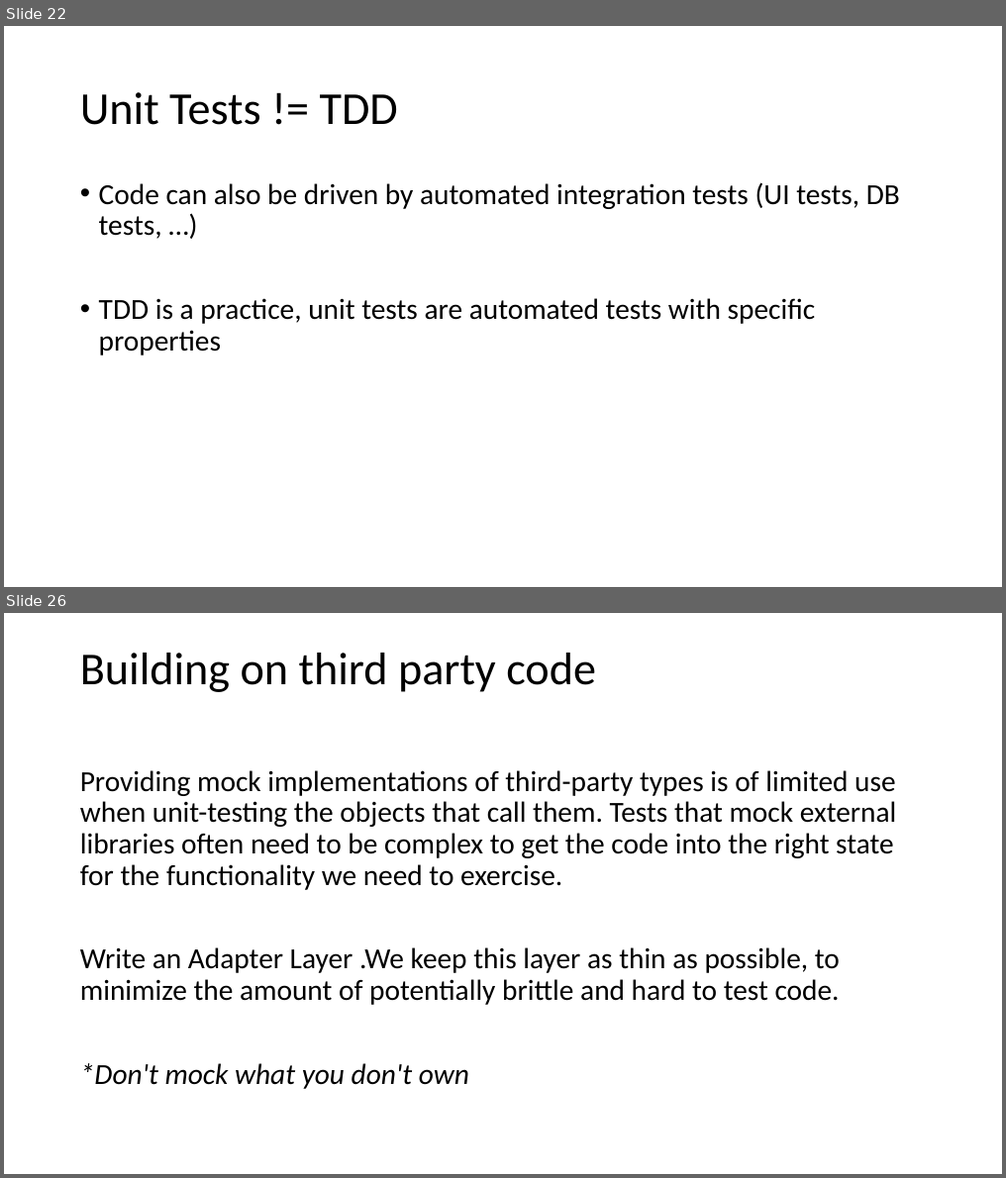
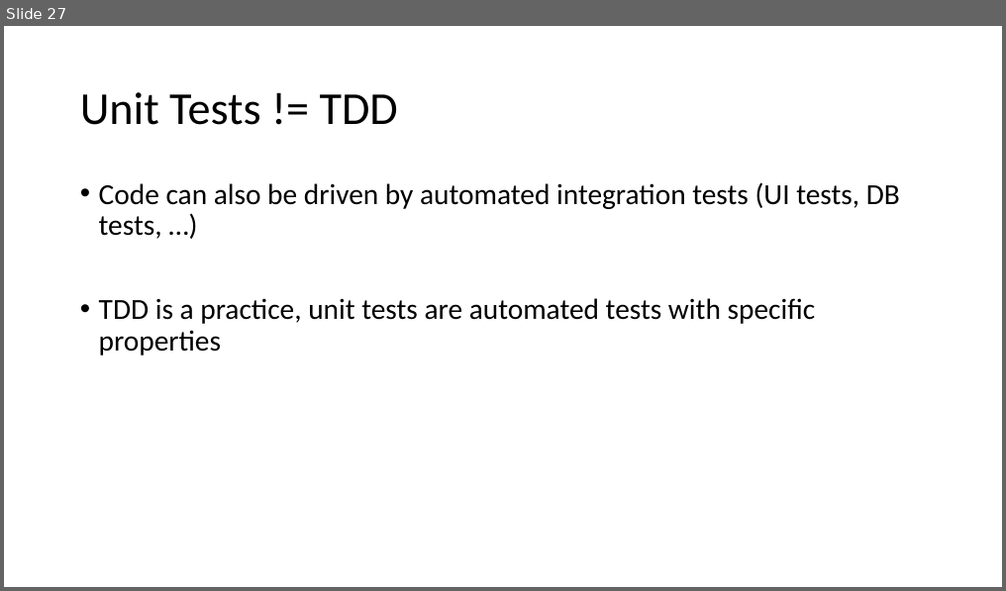
Before and after one commit to SunilPrasad/GithubRepo, a slide deck: TDDExamples/Persentation/TDD.pptx. Shown one above the other, each under a label of ours: slides 22 and 26 before the commit, slide 27 after it; the slides between them are not shown. The pictures are 1006x1178 and 1006x591 pixels, drawn with LibreOffice and Linux fonts; fonts in the diff are those of the drawing. Boxes give left, top, right and bottom in pixels: in the first picture for what was removed or moved away, otherwise in the second. Text is boxed around its words. In the diff, an @@ line names an element or a change of style, - is before the commit and + after.

```diff
--- a/TDDExamples/Persentation/TDD.pptx
+++ b/TDDExamples/Persentation/TDD.pptx
@@ slide 26 removed at (x1=4, y1=613, x2=1002, y2=1174), background #FFFFFF @@
@@ title removed at (x1=80, y1=653, x2=596, y2=692) @@
-Building on third party code
@@ text removed at (x1=80, y1=770, x2=897, y2=1089) @@
-Providing mock implementations of third-party types is of limited use when unit-testing the objects that call them. Tests that mock external libraries often need to be complex to get the code into the right state for the functionality we need to exercise.
-Write an Adapter Layer .We keep this layer as thin as possible, to minimize the amount of potentially brittle and hard to test code.
-*Don't mock what you don't own
@@ what was slide 22 is now slide 27 @@
```
Also in this commit, not shown: 4 slides changed, 4 slides added, 11 other slides removed.
